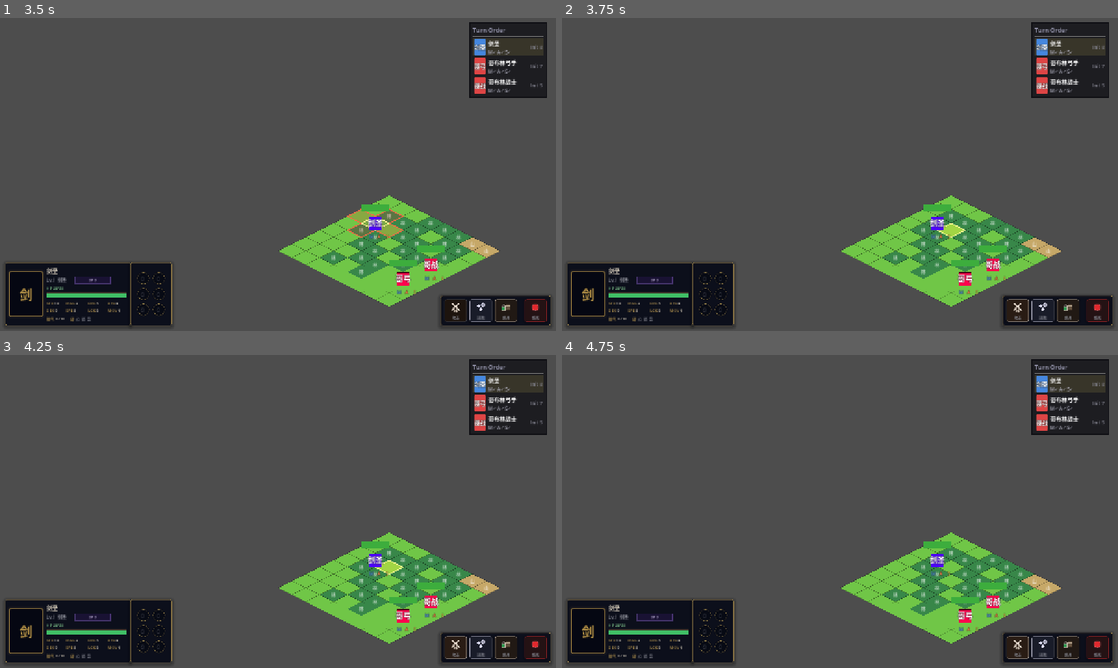
Above: before the commit, frames 1-4 (two rows, left to right).
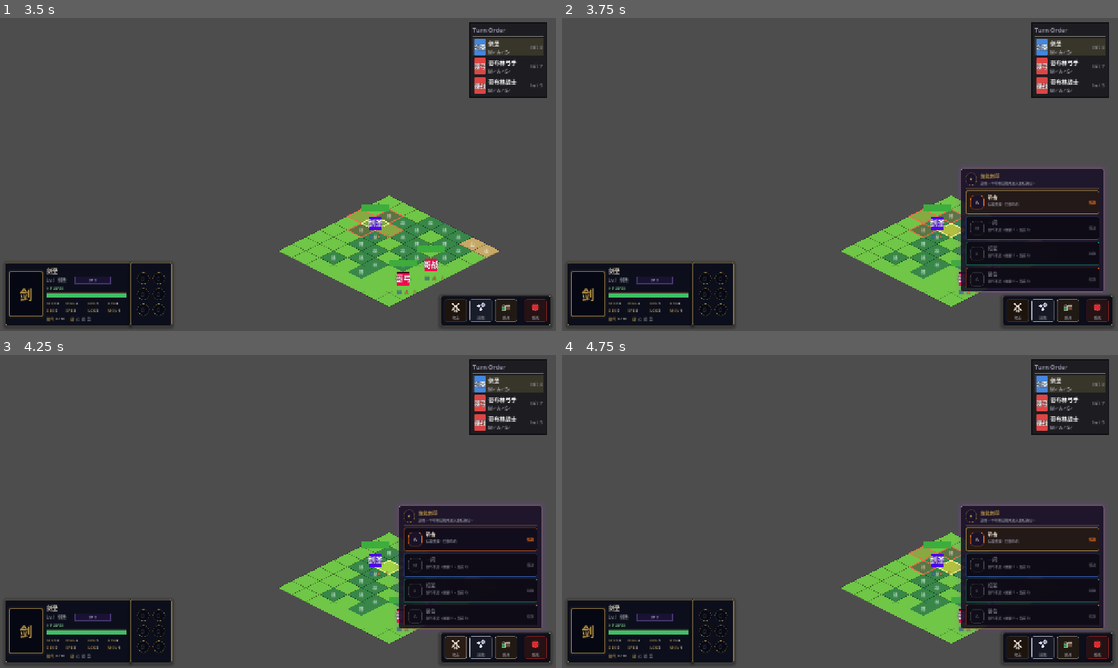
Above: after the commit, the same moments.

Repository: 392fyc/Ship_of_Theseus
Game: Godot game, scene res://scenes/tactical/TacticalScene.tscn
The game is run twice, just before and just after one commit, with the same random seed, the same clock (stepped at 60 frames per second) and the same inputs.
Inputs (mouse positions are in pixels of both pictures, inside the frame that each line leads up to):
- Up to frame 1 (3.5 s): click (478, 309) at 0.5 s; click (505, 309) at 1.25 s; click (533, 309) at 2 s; click (455, 309) at 2.75 s
- Up to frame 2 (3.75 s): tap Enter (ui_accept) at 3.5 s; move the mouse to (962, 158) at 3.52 s; hold Right (ui_right) from 3.53 s (still down); tap 1 at 3.6 s; click (962, 158) at 3.67 s
- Up to frame 3 (4.25 s): keep holding Right (ui_right); tap Enter (ui_accept) at 3.77 s
- Up to frame 4 (4.75 s): release Right (ui_right) at 4.25 s; click (1034, 539) at 4.27 s

Frame 1 is identical in both runs. In frame 2, 10% of the frame differs, in the area x 62-98%, y 48-98%; in frame 3, 10%; in frame 4, 10%.

Commit message:
feat(skillbar): 后端加法 — 技能消耗字段 + 预测器多段/治疗字段 + 技能槽键位1-4
- _build_skill_entry 透传 qi_cost/mark_cost/requires_marks(喂消耗角标)
- preview_attack + 普攻 forecast 加 hit_count/per_hit_damage/total_damage/damage_type/is_heal(全加法, damage 保留)
- tactical_scene 运行时注册 InputMap skill_slot_1..4(KEY_1..4) + _try_trigger_skill_slot 接键位
- headless 回归 batch1 81/0 + batch2 34/0 全过

Co-Authored-By: Claude Opus 4.8 (1M context) <noreply@anthropic.com>

Diff:
--- a/scripts/core/damage_calculator.gd
+++ b/scripts/core/damage_calculator.gd
@@ -127,15 +127,21 @@
 	var final_damage: float = base_damage * skill_multiplier * terrain_multiplier
 	final_damage *= relic_multiplier * final_multiplier
 
+	var dmg_int: int = maxi(0, roundi(final_damage))
 	return {
 		"hit_percent": clampi(roundi(hit_rate * 100.0), 0, 100),
 		"crit_percent": clampi(roundi(crit_rate * 100.0), 0, 100),
-		"damage": maxi(0, roundi(final_damage)),
+		"damage": dmg_int,
 		"counter_expected": bool(action_data.get("allow_counter", true)),
 		"terrain_name": str(action_data.get("defender_terrain_name", "PLAIN")),
 		"terrain_evade_bonus": terrain_evade_bonus,
 		"terrain_def_bonus": terrain_def_bonus,
 		"terrain_res_bonus": terrain_res_bonus,
+		"hit_count": 1,
+		"per_hit_damage": dmg_int,
+		"total_damage": dmg_int,
+		"damage_type": damage_type,
+		"is_heal": false,
 	}
 
 
--- a/scripts/core/tactical_manager.gd
+++ b/scripts/core/tactical_manager.gd
@@ -752,6 +752,9 @@
 		"available": false,
 		"reason": "",
 		"selected": skill_id == _selected_skill_id,
+		"qi_cost": int(skill_data.get("qi_cost", 0)),
+		"mark_cost": int(skill_data.get("mark_cost", 0)),
+		"requires_marks": int(skill_data.get("requires_marks", 0)),
 	}
 	var phase_reason: String = _get_phase_mismatch_reason(skill_data)
 	if phase_reason != "":
@@ -1143,6 +1146,11 @@
 		"hit_percent": int(preview.get("hit_percent", 0)),
 		"crit_percent": int(preview.get("crit_percent", 0)),
 		"damage": int(preview.get("damage", 0)),
+		"hit_count": int(preview.get("hit_count", 1)),
+		"per_hit_damage": int(preview.get("per_hit_damage", preview.get("damage", 0))),
+		"total_damage": int(preview.get("total_damage", preview.get("damage", 0))),
+		"damage_type": str(preview_data.get("damage_type", "physical")),
+		"is_heal": bool(preview.get("is_heal", false)),
 		"counter_expected": _can_counterattack(preview_data, target, current_unit),
 		"terrain_name": str(preview.get("terrain_name", "PLAIN")),
 		"terrain_evade_bonus": int(preview.get("terrain_evade_bonus", 0)),
--- a/scripts/tactical/tactical_scene.gd
+++ b/scripts/tactical/tactical_scene.gd
@@ -37,6 +37,13 @@
 
 
 func _ready() -> void:
+	for slot_index: int in range(1, 5):
+		var action_name: String = "skill_slot_%d" % slot_index
+		if not InputMap.has_action(action_name):
+			InputMap.add_action(action_name)
+			var ev: InputEventKey = InputEventKey.new()
+			ev.physical_keycode = KEY_1 + (slot_index - 1)
+			InputMap.action_add_event(action_name, ev)
 	_setup_camera()
 	tactical_manager.initialize_battle("forest_01")
 
@@ -133,6 +140,11 @@
 		if mouse_event.button_index == MOUSE_BUTTON_MIDDLE and not mouse_event.pressed:
 			_is_panning = false
 			_pan_button = -1
+	for slot_index: int in range(1, 5):
+		if event.is_action_pressed("skill_slot_%d" % slot_index):
+			_try_trigger_skill_slot(slot_index)
+			get_viewport().set_input_as_handled()
+			return
 
 
 # ── Victory / Defeat ─────────────────────────────────
@@ -231,6 +243,24 @@
 	tactical_manager.request_cancel_action()
 
 
+func _try_trigger_skill_slot(slot_index: int) -> void:
+	var data: Dictionary = tactical_manager.get_dashboard_data()
+	if not bool(data.get("visible", false)):
+		return
+	if str(data.get("mode", "player")) != "player":
+		return
+	if not bool(data.get("show_actions", false)):
+		return
+	var entries: Array = data.get("skills", [])
+	var idx: int = slot_index - 1
+	if idx < 0 or idx >= entries.size():
+		return
+	var entry: Dictionary = entries[idx]
+	if not bool(entry.get("available", false)):
+		return
+	_on_skill_selected(str(entry.get("skill_id", "")))
+
+
 func _setup_camera() -> void:
 	_camera = Camera2D.new()
 	_camera.enabled = true
